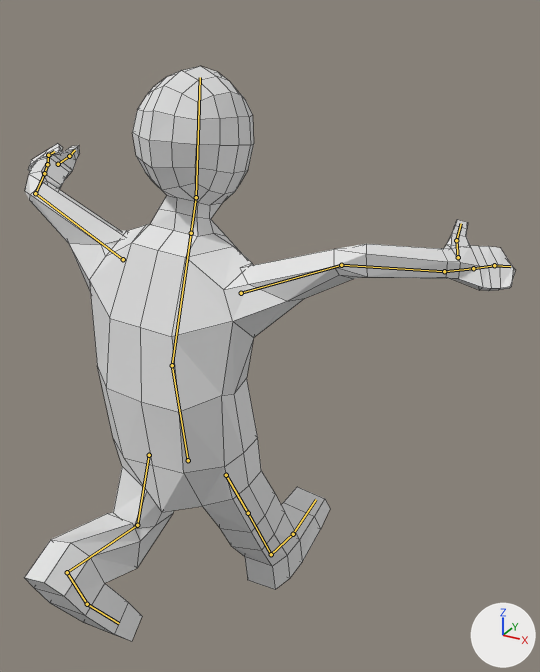
Two versions of the Blender file models/heroes/omi.blend, one commit apart.
Both versions are drawn from a camera (50 mm lens) standing at (3.37, -5.13, 5.45) and looking at (0.54, 0.01, 2.88). The axes (+X, +Y, +Z) are drawn at lower right. The lights are the same throughout. Both versions are drawn at frame 10 of the action 'jumpDown'; the numbers are the values there. The bones that bend it are drawn over the model as lines. Mesh edges are drawn as thin lines.
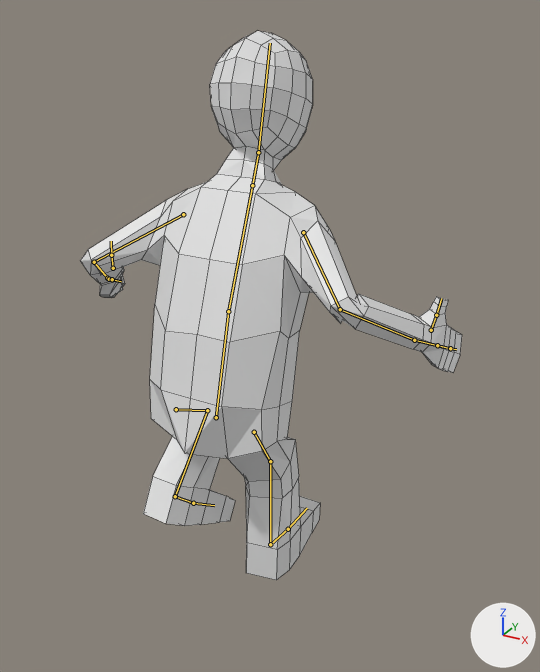
Scene script edits in JSON lines:
```json
{"block": "bone_torso", "where": "bone_torso = bpy.data.objects['Armature'].pose.bones['torso']"}
{"op": "set", "path": "bone_torso.location", "old": "(0.0, -0.11, -0.02)", "new": "(0.12, 0.22, -0.32)"}
{"op": "set", "path": "bone_torso.rotation_quaternion", "old": "(0.999, 0.039, 0.007, 0.03)", "new": "(0.991, -0.131, 0.0, 0.0)", "note": "degrees (4, 1, 3) -> degrees (-15, 0, 0)"}
{"block": "bone_chest", "where": "bone_chest = bpy.data.objects['Armature'].pose.bones['chest']  # child of 'torso'"}
{"op": "set", "path": "bone_chest.rotation_quaternion", "old": "(0.993, -0.114, -0.022, -0.03)", "new": "(0.98, -0.201, 0.006, -0.001)", "note": "degrees (-13, -3, -3) -> degrees (-23, 1, 0)"}
{"block": "bone_upper_arm_l", "where": "bone_upper_arm_l = bpy.data.objects['Armature'].pose.bones['upper_arm.L']  # child of 'chest'"}
{"op": "set", "path": "bone_upper_arm_l.rotation_quaternion", "old": "(0.713, 0.321, -0.191, 0.594)", "new": "(0.93, -0.064, -0.276, 0.219)", "note": "degrees (18, -41, 73) -> degrees (-16, -29, 31)"}
{"block": "bone_lower_arm_l", "where": "bone_lower_arm_l = bpy.data.objects['Armature'].pose.bones['lower_arm.L']  # child of 'upper_arm.L'"}
{"op": "set", "path": "bone_lower_arm_l.rotation_quaternion", "old": "(0.749, 0.08, -0.316, -0.577)", "new": "(0.681, 0.219, -0.217, -0.644)", "note": "degrees (32, -22, -82) -> degrees (36, -1, -87)"}
{"block": "bone_hand_2_l", "where": "bone_hand_2_l = bpy.data.objects['Armature'].pose.bones['hand_2.L']  # child of 'hand_1.L'"}
{"op": "set", "path": "bone_hand_2_l.rotation_quaternion", "old": "(0.985, 0.136, -0.027, 0.105)", "new": "(1.0, 0.0, 0.0, 0.0)", "note": "degrees (15, -5, 12) -> degrees (0, 0, 0)"}
{"block": "bone_thumb_1_l", "where": "bone_thumb_1_l = bpy.data.objects['Armature'].pose.bones['thumb_1.L']  # child of 'hand_1.L'"}
{"op": "set", "path": "bone_thumb_1_l.rotation_quaternion", "old": "(0.888, -0.369, 0.275, -0.007)", "new": "(1.0, 0.0, 0.0, 0.0)", "note": "degrees (-49, 29, -14) -> degrees (0, 0, 0)"}
{"block": "bone_thumb_2_l", "where": "bone_thumb_2_l = bpy.data.objects['Armature'].pose.bones['thumb_2.L']  # child of 'thumb_1.L'"}
{"op": "set", "path": "bone_thumb_2_l.rotation_quaternion", "old": "(0.958, -0.275, -0.028, 0.071)", "new": "(1.0, 0.0, 0.0, 0.0)", "note": "degrees (-32, -1, 9) -> degrees (0, 0, 0)"}
{"block": "bone_upper_arm_r", "where": "bone_upper_arm_r = bpy.data.objects['Armature'].pose.bones['upper_arm.R']  # child of 'chest'"}
{"op": "set", "path": "bone_upper_arm_r.rotation_quaternion", "old": "(0.747, 0.447, 0.151, -0.468)", "new": "(0.93, -0.064, 0.276, -0.219)", "note": "degrees (44, 40, -47) -> degrees (-16, 29, -31)"}
{"block": "bone_lower_arm_r", "where": "bone_lower_arm_r = bpy.data.objects['Armature'].pose.bones['lower_arm.R']  # child of 'upper_arm.R'"}
{"op": "set", "path": "bone_lower_arm_r.rotation_quaternion", "old": "(0.793, -0.052, 0.365, 0.485)", "new": "(0.681, 0.219, 0.217, 0.644)", "note": "degrees (20, 39, 70) -> degrees (36, 1, 87)"}
{"block": "bone_hand_2_r", "where": "bone_hand_2_r = bpy.data.objects['Armature'].pose.bones['hand_2.R']  # child of 'hand_1.R'"}
{"op": "set", "path": "bone_hand_2_r.rotation_quaternion", "old": "(0.99, 0.067, -0.012, -0.121)", "new": "(1.0, 0.0, 0.0, 0.0)", "note": "degrees (8, 0, -14) -> degrees (0, 0, 0)"}
{"block": "bone_thumb_1_r", "where": "bone_thumb_1_r = bpy.data.objects['Armature'].pose.bones['thumb_1.R']  # child of 'hand_1.R'"}
{"op": "set", "path": "bone_thumb_1_r.rotation_quaternion", "old": "(0.956, -0.162, -0.246, 0.002)", "new": "(1.0, 0.0, 0.0, 0.0)", "note": "degrees (-21, -28, 5) -> degrees (0, 0, 0)"}
{"block": "bone_thumb_2_r", "where": "bone_thumb_2_r = bpy.data.objects['Armature'].pose.bones['thumb_2.R']  # child of 'thumb_1.R'"}
{"op": "set", "path": "bone_thumb_2_r.rotation_quaternion", "old": "(0.989, -0.077, 0.089, -0.095)", "new": "(1.0, 0.0, 0.0, 0.0)", "note": "degrees (-10, 9, -12) -> degrees (0, 0, 0)"}
{"block": "bone_leg_control_l", "where": "bone_leg_control_l = bpy.data.objects['Armature'].pose.bones['leg_control.L']"}
{"op": "set", "path": "bone_leg_control_l.location", "old": "(-0.13, -1.12, 1.22)", "new": "(0.08, 0.19, 1.03)"}
{"op": "set", "path": "bone_leg_control_l.rotation_quaternion", "old": "(0.838, -0.535, -0.064, -0.091)", "new": "(0.963, -0.27, 0.0, 0.0)", "note": "degrees (-65, -12, -5) -> degrees (-31, 0, 0)"}
{"block": "bone_toes_control_l", "where": "bone_toes_control_l = bpy.data.objects['Armature'].pose.bones['toes_control.L']  # child of 'leg_control.L'"}
{"op": "set", "path": "bone_toes_control_l.rotation_quaternion", "old": "(0.994, 0.107, 0.003, -0.004)", "new": "(1.0, 0.0, 0.0, 0.0)", "note": "degrees (12, 0, 0) -> degrees (0, 0, 0)"}
{"block": "bone_leg_control_r", "where": "bone_leg_control_r = bpy.data.objects['Armature'].pose.bones['leg_control.R']"}
{"op": "set", "path": "bone_leg_control_r.location", "old": "(-0.01, 0.86, 0.04)", "new": "(0.1, 0.63, 0.38)"}
{"op": "set", "path": "bone_leg_control_r.rotation_quaternion", "old": "(0.99, 0.124, 0.013, -0.063)", "new": "(0.997, -0.011, 0.005, 0.01)", "note": "degrees (14, 2, -7) -> degrees (-1, 1, 1)"}
{"block": "bone_toes_control_r", "where": "bone_toes_control_r = bpy.data.objects['Armature'].pose.bones['toes_control.R']  # child of 'leg_control.R'"}
{"op": "set", "path": "bone_toes_control_r.rotation_quaternion", "old": "(0.991, 0.131, -0.029, -0.006)", "new": "(1.0, 0.0, 0.0, 0.0)", "note": "degrees (15, -3, -1) -> degrees (0, 0, 0)"}
```

Changed parts and their boxes (x1, y1, x2, y2) in the pictures (540 x 672 px):
```json
{"object": "Cube", "change": "posed", "before": [25, 66, 515, 641], "after": [80, 31, 462, 580], "on screen": "22% narrower"}
{"bone": "torso", "before": "(188, 460) to (172, 365)", "after": "(216, 417) to (228, 311)"}
{"bone": "chest", "before": "(172, 365) to (191, 233)", "after": "(228, 311) to (252, 185)"}
{"bone": "upper_arm.L", "before": "(123, 259) to (35, 193)", "after": "(183, 214) to (94, 262)"}
{"bone": "lower_arm.L", "before": "(35, 193) to (44, 173)", "after": "(94, 262) to (107, 278)"}
{"bone": "hand_2.L", "before": "(47, 164) to (48, 155)", "after": "(109, 279) to (112, 279)"}
{"bone": "thumb_1.L", "before": "(58, 164) to (69, 156)", "after": "(113, 268) to (111, 255)"}
{"bone": "thumb_2.L", "before": "(69, 156) to (75, 150)", "after": "(111, 255) to (111, 241)"}
{"bone": "upper_arm.R", "before": "(241, 293) to (341, 265)", "after": "(303, 232) to (340, 309)"}
{"bone": "lower_arm.R", "before": "(341, 265) to (444, 271)", "after": "(340, 309) to (414, 340)"}
{"bone": "hand_2.R", "before": "(473, 268) to (494, 265)", "after": "(437, 345) to (450, 348)"}
{"bone": "thumb_1.R", "before": "(458, 257) to (456, 240)", "after": "(431, 330) to (436, 315)"}
{"bone": "thumb_2.R", "before": "(456, 240) to (461, 223)", "after": "(436, 315) to (441, 298)"}
```
